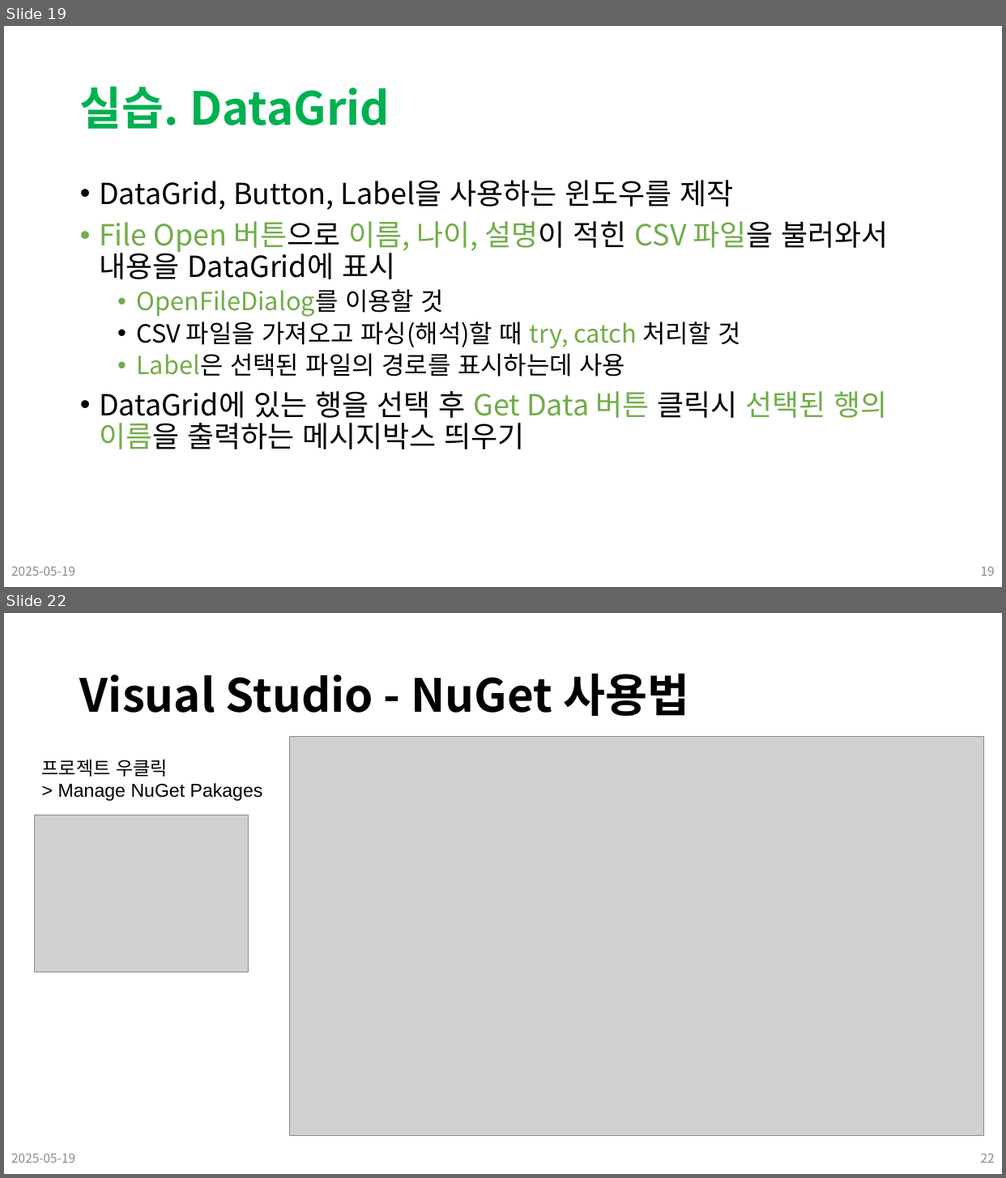
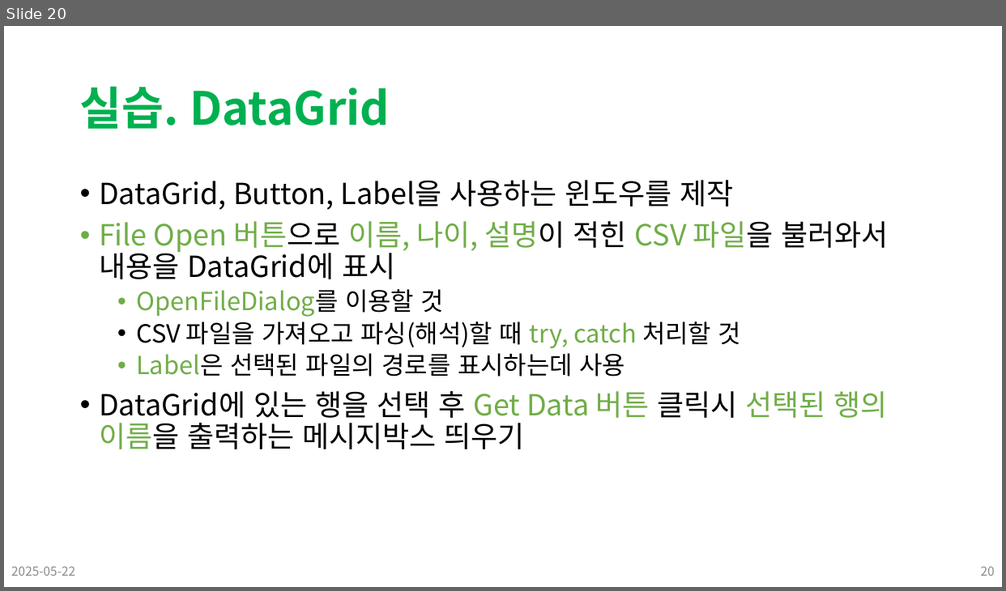
Before and after one commit to Leader-Lesson/KDT_SF_Short_5th, a slide deck: material/18_CSharp_WPF (고급 컨트롤, 외부 라이브러리).pptx. Shown one above the other, each under a label of ours: slides 19 and 22 before the commit, slide 20 after it; the slides between them are not shown. The pictures are 1006x1178 and 1006x591 pixels, drawn with LibreOffice and Linux fonts; fonts in the diff are those of the drawing; grey boxes stand for pictures; background and template pictures are left out. Boxes give left, top, right and bottom in pixels: in the first picture for what was removed or moved away, otherwise in the second. Text is boxed around its words. In the diff, an @@ line names an element or a change of style, - is before the commit and + after.

```diff
--- a/material/18_CSharp_WPF (고급 컨트롤, 외부 라이브러리).pptx
+++ b/material/18_CSharp_WPF (고급 컨트롤, 외부 라이브러리).pptx
@@ slide 22 removed at [4,613,1002,1174], background #FFFFFF @@
@@ title removed at [80,673,690,716] @@
-Visual Studio - NuGet 사용법
@@ picture removed at [290,736,984,1136] @@
@@ text removed at [42,760,263,801] @@
-프로젝트 우클릭
-> Manage NuGet Pakages
@@ picture removed at [35,815,249,973] @@
@@ text removed at [11,1153,75,1163] @@
-2025-05-19
@@ page number removed at [981,1153,995,1163] @@
-22
@@ what was slide 19 is now slide 20 @@
@@ slide 20 changed as well @@
@@ text at [11,566,75,576]: text changed @@
-2025-05-19
+2025-05-22
@@ page number at [981,566,995,576]: text changed @@
-19
+20
```
Also in this commit, not shown: 18 other slides changed, 1 slide added, 8 other slides removed, 14 other files.
